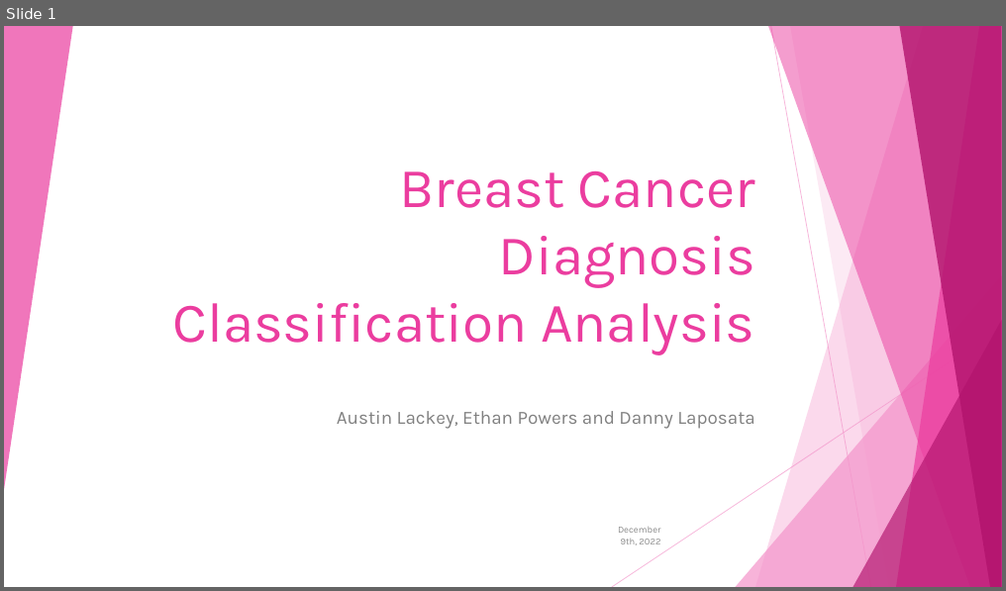
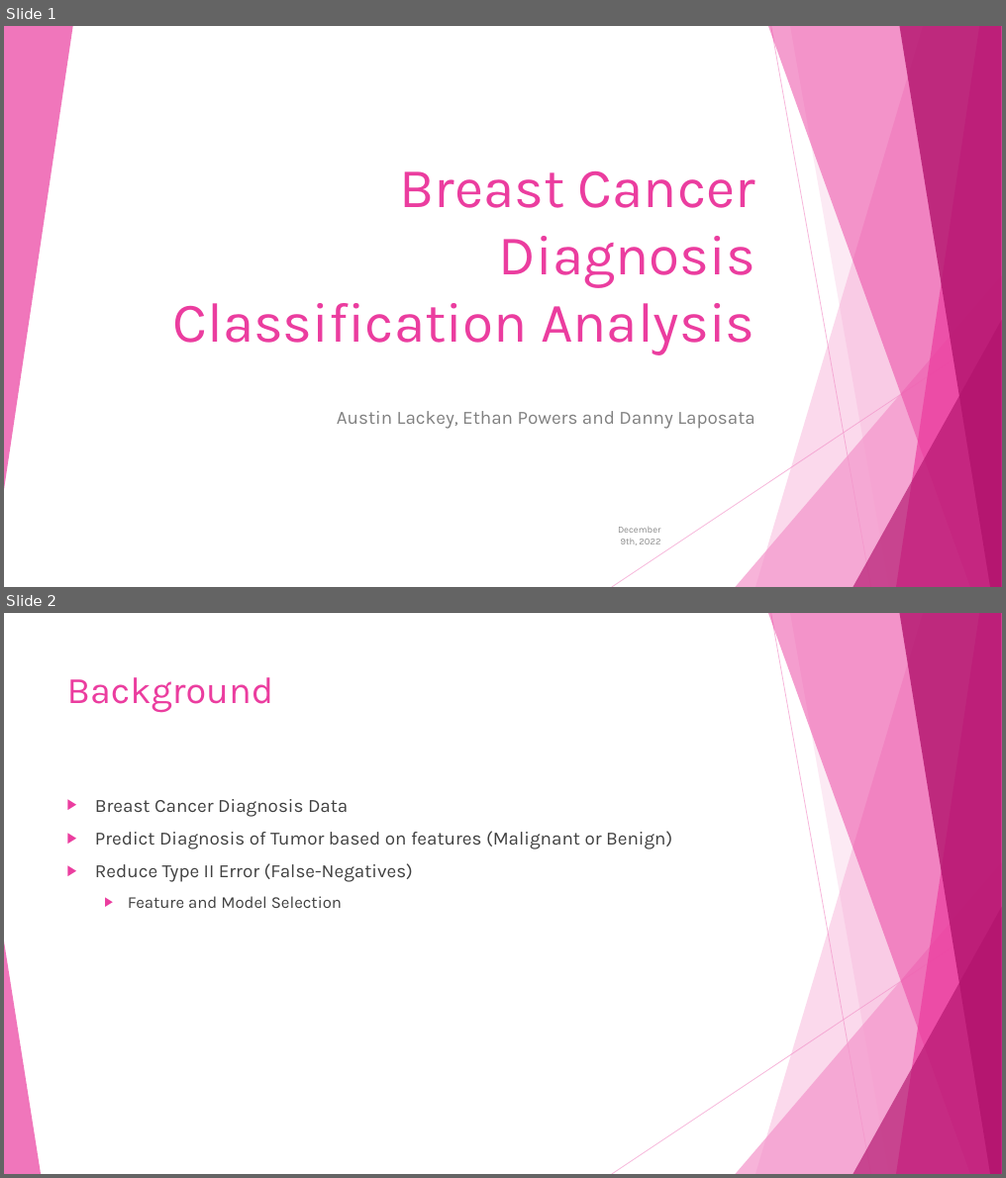
Before and after one commit to dlaposata/Breast_Cancer_Analysis, a slide deck: austins_temp_powerpoint.pptx. Shown one above the other, each under a label of ours: slide 1 before the commit, slides 1 and 2 after it. The pictures are 1006x591 and 1006x1178 pixels, drawn with LibreOffice and Linux fonts; fonts in the diff are those of the drawing. Boxes give left, top, right and bottom in pixels: in the first picture for what was removed or moved away, otherwise in the second. Text is boxed around its words. In the diff, an @@ line names an element or a change of style, - is before the commit and + after.

```diff
--- a/austins_temp_powerpoint.pptx
+++ b/austins_temp_powerpoint.pptx
@@ slide 2 added at (4, 613, 1002, 1174), background #FFFFFF; not listed: 9 template elements that a slide beside it also shows @@
@@ title added at (67, 677, 274, 713), 36 pt, text #EB3D9F @@
+Background
@@ text added at (95, 799, 672, 908), 18 pt, text #404040 @@
+▶ Breast Cancer Diagnosis Data
+▶ Predict Diagnosis of Tumor based on features (Malignant or Benign)
+▶ Reduce Type II Error (False-Negatives)
+  ▶ Feature and Model Selection
@@ triangle added at (4, 942, 41, 1174), fill #EB3D9F at 70% opacity @@
```
Also in this commit, not shown: 6 other slides added, 1 slide removed, 2 other files.
